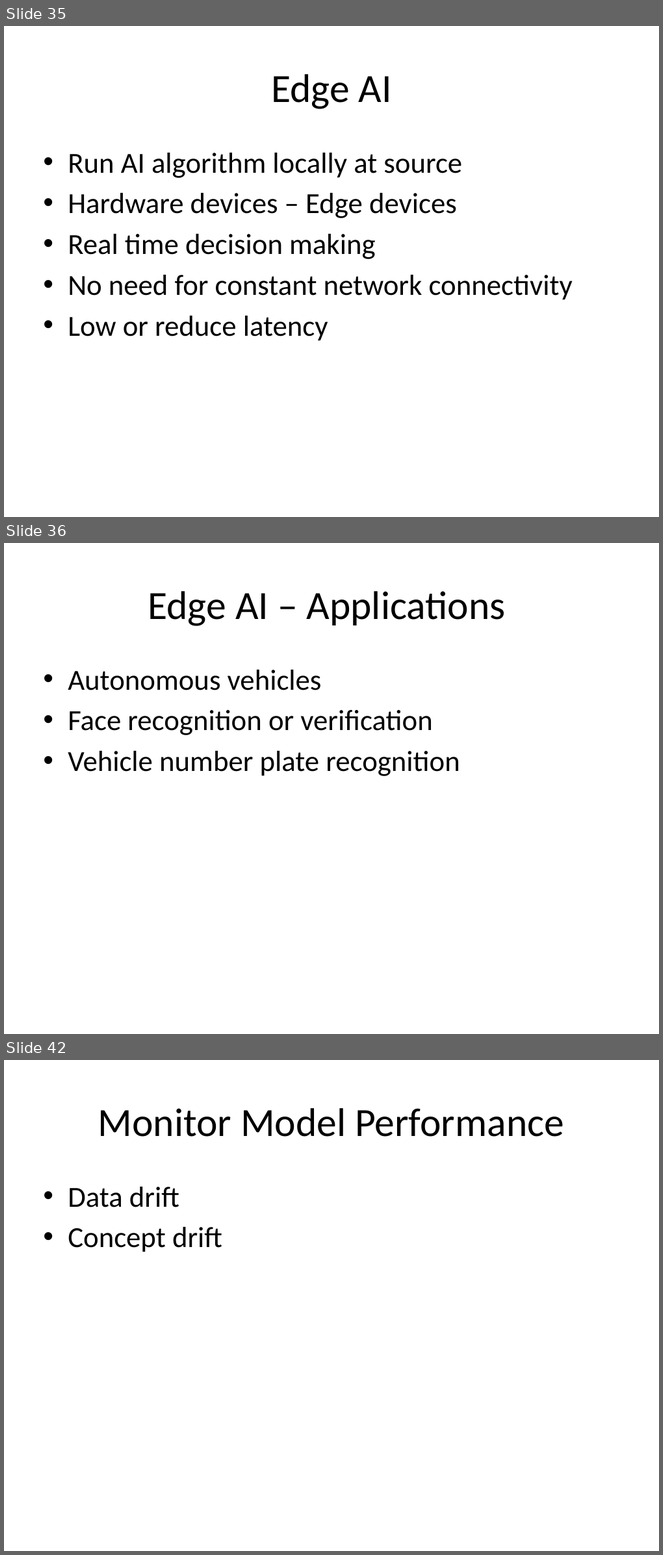
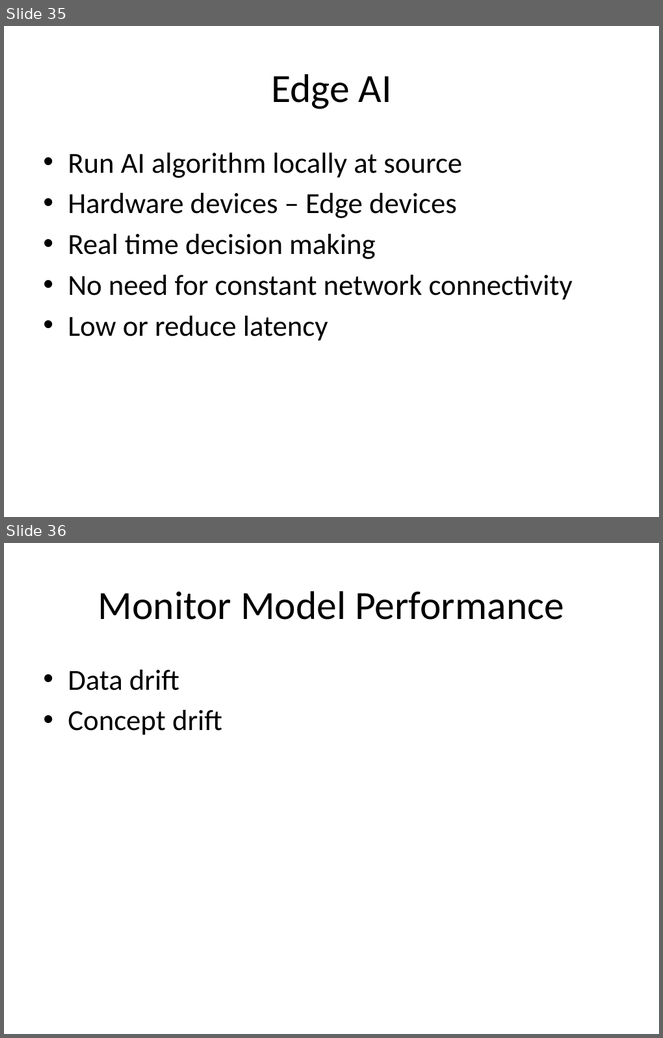
Before and after one commit to look4pritam/ArtificialIntelligence, a slide deck: MLLifeCycle/MachineLearningProjectLifecycle.pptx. Shown one above the other, each under a label of ours: slides 35, 36 and 42 before the commit, slides 35 and 36 after it; the slides between them are not shown. The pictures are 663x1555 and 663x1038 pixels, drawn with LibreOffice and Linux fonts; fonts in the diff are those of the drawing. Boxes give left, top, right and bottom in pixels: in the first picture for what was removed or moved away, otherwise in the second. Text is boxed around its words. In the diff, an @@ line names an element or a change of style, - is before the commit and + after.

```diff
--- a/MLLifeCycle/MachineLearningProjectLifecycle.pptx
+++ b/MLLifeCycle/MachineLearningProjectLifecycle.pptx
@@ slide 36 removed at (4, 543, 659, 1034), background #FFFFFF @@
@@ title removed at (148, 591, 506, 626) @@
-Edge AI – Applications
@@ text removed at (68, 670, 460, 776) @@
-• Autonomous vehicles
-• Face recognition or verification
-• Vehicle number plate recognition
@@ what was slide 42 is now slide 36 @@
```
Also in this commit, not shown: 5 other slides removed.
